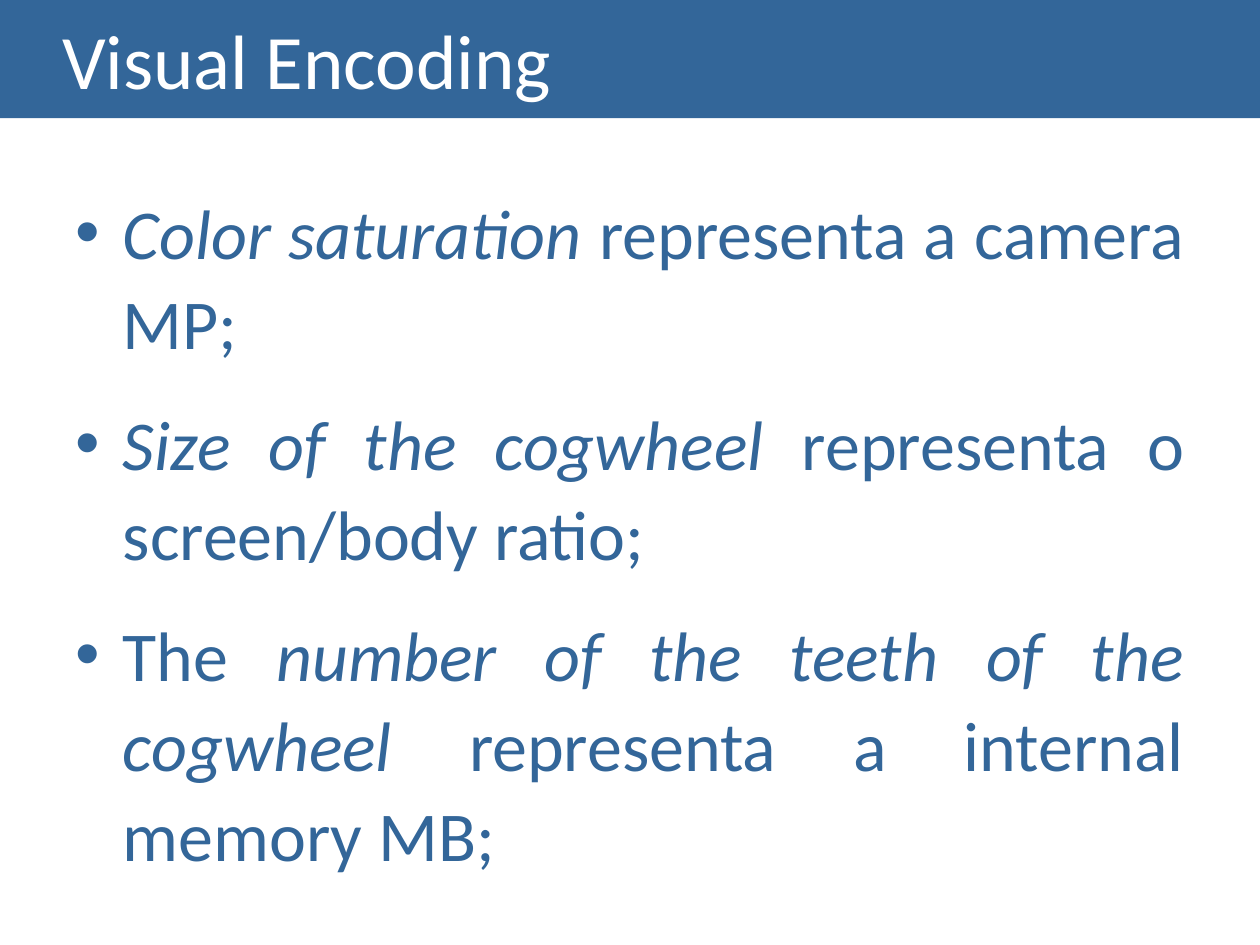
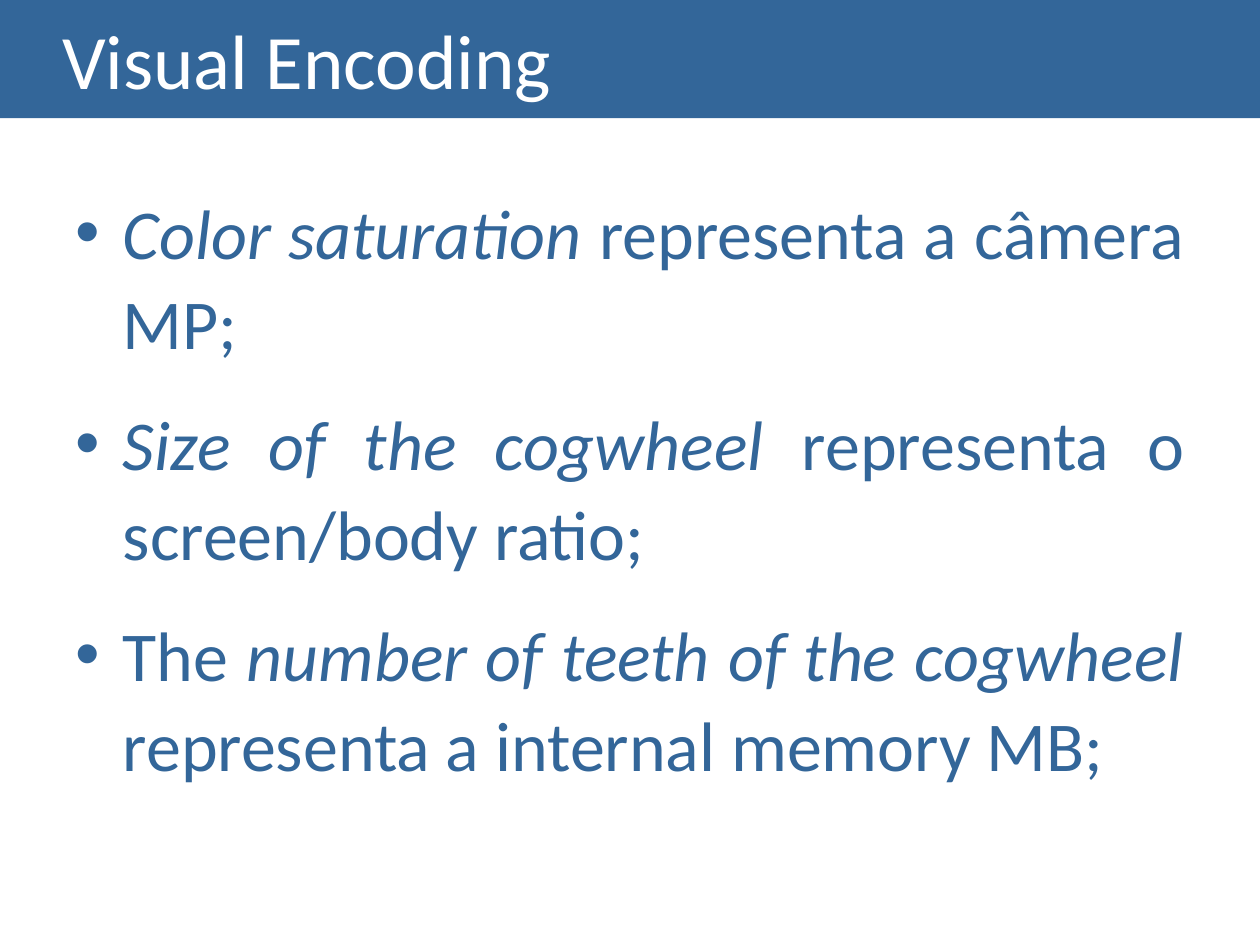
Before and after one commit to isabelSoares/IV-2021, a slide deck: slide 11 of Checkpoints Outline/Checkpoint 3/Checkpoint 3 - G16.pptx. Drawn at 1260x945 pixels with LibreOffice and Linux fonts; fonts in the diff are those of the drawing. Boxes give left, top, right and bottom in pixels: in the first picture for what was removed or moved away, otherwise in the second. Text is boxed around its words. In the diff, an @@ line names an element or a change of style, - is before the commit and + after.

```diff
--- a/Checkpoints Outline/Checkpoint 3/Checkpoint 3 - G16.pptx
+++ b/Checkpoints Outline/Checkpoint 3/Checkpoint 3 - G16.pptx
@@ text at [123, 210, 1183, 358]: text changed @@
-• Color saturation representa a camera MP;
+• Color saturation representa a câmera MP;
@@ text at [123, 632, 1184, 783]: text changed @@
-• The number of the teeth of the cogwheel representa a internal memory MB;
+• The number of teeth of the cogwheel representa a internal memory MB;
```
Also in this commit, not shown: 3 other slides changed, 1 other file.
